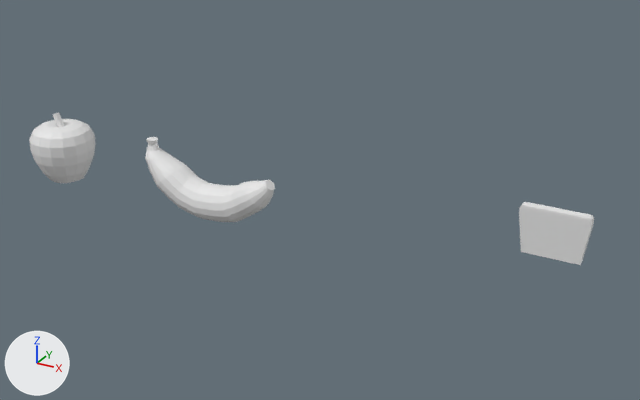
One commit to the Blender file livre-game-jam/models/frutas.blend: the scene before it, then after it.
Both versions are drawn from a 50 mm lens placed at (6.0, -27.0, 13.7), pointed at (-9.2, 0.6, -0.1). The axes (+X, +Y, +Z) are drawn at lower left. The lights are the same throughout.

Before the edit, the objects in view are built like this:
```python
me_circle_001 = bpy.data.meshes.new('Circle.001')
me_circle_001.from_pydata(...)  # 288 vertices, 274 faces; spans x -1.01..3.05, y -1.0..1.0, z -3.92..4.28
me_circle_002 = bpy.data.meshes.new('Circle.002')
me_circle_002.from_pydata(...)  # 208 vertices, 194 faces; spans x -1.82..1.82, y -1.82..1.82, z 0.0..4.0
me_plane = bpy.data.meshes.new('Plane')
me_plane.from_pydata(...)  # 24 vertices, 22 faces; spans x -1.19..1.19, y -1.1..1.1, z 0.0..1.73
ob_circle = bpy.data.objects.new('Circle', me_circle_001)
ob_circle.location = (-13.8, -0.03, -0.92)
ob_circle.rotation_euler = (0.0, -1.587, 0.0)  # degrees (0, -91, 0)
ob_circle.scale = (0.748, 0.748, 0.748)
ob_circle_001 = bpy.data.objects.new('Circle.001', me_circle_002)
ob_circle_001.location = (-21.83, 0.0, -1.47)
ob_circle_001.scale = (0.768, 0.768, 0.768)
ob_plane = bpy.data.objects.new('Plane', me_plane)
ob_plane.location = (0.0, 0.0, 0.0)
ob_plane.scale = (1.0, 0.146, 1.0)
```
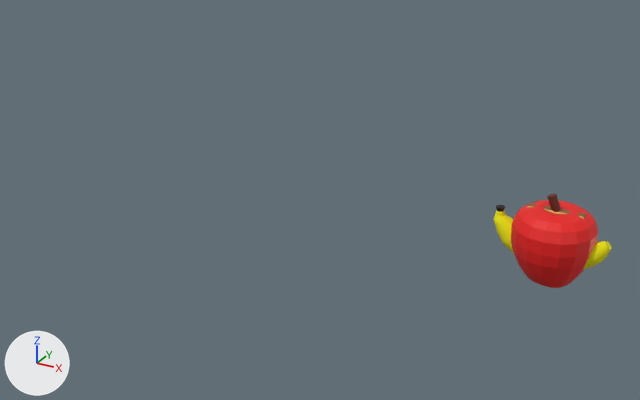
Where the newer file only moved an object's origin or applied its transform, the numbers keep the older frame.

Where the change shows, as pixel boxes (x1, y1, x2, y2) in the pictures (640 x 400 px; the box of a moved part takes in the faces that stretch with it):
'Circle.001', recoloured, moved
    before: (29, 112, 96, 183)
    after: (511, 194, 598, 288)
'Circle', mesh rescaled (10% narrower, 24% shorter)
    before: (145, 137, 275, 222)
    after: (494, 205, 611, 269)
part 2 of me_circle_002, recoloured
    before: (29, 119, 96, 183)
    after: (511, 200, 598, 288)
part 3 of me_circle_002, recoloured
    before: (53, 112, 64, 127)
    after: (547, 194, 561, 212)
part 4 of me_plane, moved or reshaped
    before: (519, 202, 594, 265)
    after: (527, 203, 587, 219)

The change, as a diff of the scene's bpy script:
```diff
--- a/livre-game-jam/models/frutas.blend.py
+++ b/livre-game-jam/models/frutas.blend.py
@@ mat_material_001 @@
+mat_material_001 = principled_material('Material.001')
+mat_material_001.base_color = (0.801, 0.591, 0.193)  # yellow #e7ca7a
+mat_material_001.roughness = 1.0
@@ mat_material_002 @@
+mat_material_002 = principled_material('Material.002')
+mat_material_002.base_color = (0.264, 0.113, 0.0298)  # brown #8c5e30
@@ mat_material_006 @@
+mat_material_006 = principled_material('Material.006')
+mat_material_006.base_color = (0.116, 0.0171, 0.00635)  # brown #602313
@@ mat_material_005 @@
+mat_material_005 = principled_material('Material.005')
+mat_material_005.base_color = (0.8, 0.0104, 0.00892)  # red #e71a18
@@ me_circle_001 @@
 me_circle_001.from_pydata(...)  # 288 vertices, 274 faces; spans x -1.01..3.05, y -1.0..1.0, z -3.92..4.28
 # used by ob_circle; location = (-13.8, -0.03, -0.92); rotation_euler = (0.0, -1.587, 0.0), in degrees (0, -91, 0); scale = (0.748, 0.748, 0.748)
+# me_circle_001 part 1: the whole mesh is scaled about its middle by 0.643, then moved by (0.57, 0.04, -18.53)
@@ me_circle_002 @@
 me_circle_002.from_pydata(...)  # 208 vertices, 194 faces; spans x -1.82..1.82, y -1.82..1.82, z 0.0..4.0
 # used by ob_circle_001; location = (-21.83, 0.0, -1.47); scale = (0.768, 0.768, 0.768)
+# me_circle_002 part 2: all 177 faces centred in x -1.75..1.75, y -1.75..1.75, z 0.01..3.31 switch from no material to mat_material_005 (red #e71a18)
+# me_circle_002 part 3: all 17 faces centred in x -0.32..0.05, y -0.19..0.19, z 3.54..3.93 switch from no material to mat_material_006 (brown #602313)
@@ me_plane @@
 # used by ob_plane; location = (0.0, 0.0, 0.0); scale = (1.0, 0.146, 1.0)
-me_plane.from_pydata(...)  # 24 vertices, 22 faces; spans x -1.19..1.19, y -1.1..1.1, z 0.0..1.73
+me_plane.from_pydata(...)  # 32 vertices, 26 faces; spans x -0.96..0.96, y -1.1..1.1, z 0.0..1.73
+# me_plane part 4: the whole mesh is rebuilt
+me_plane.materials.append(mat_material_001)  # yellow #e7ca7a
+me_plane.materials.append(mat_material_002)  # brown #8c5e30
@@ ob_circle_001 @@
 ob_circle_001 = bpy.data.objects.new('Circle.001', me_circle_002)
-ob_circle_001.location = (-21.83, 0.0, -1.47)
+ob_circle_001.location = (0.0, 0.0, -0.83)
 ob_circle_001.scale = (0.768, 0.768, 0.768)
```
